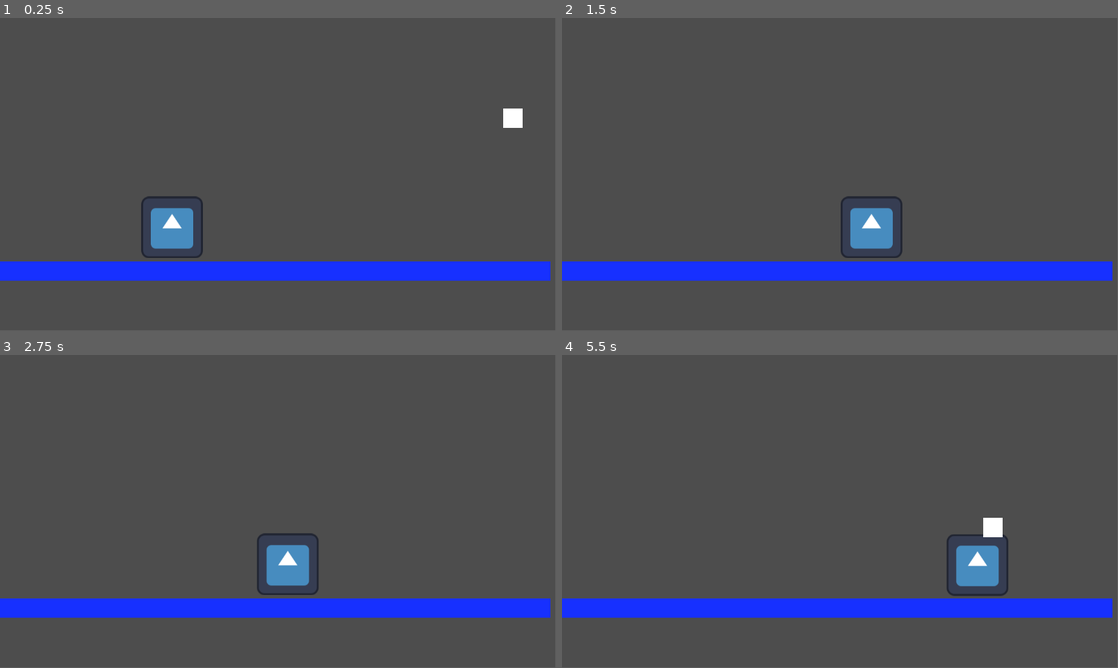
Above: before the commit, frames 1-4 (two rows, left to right).
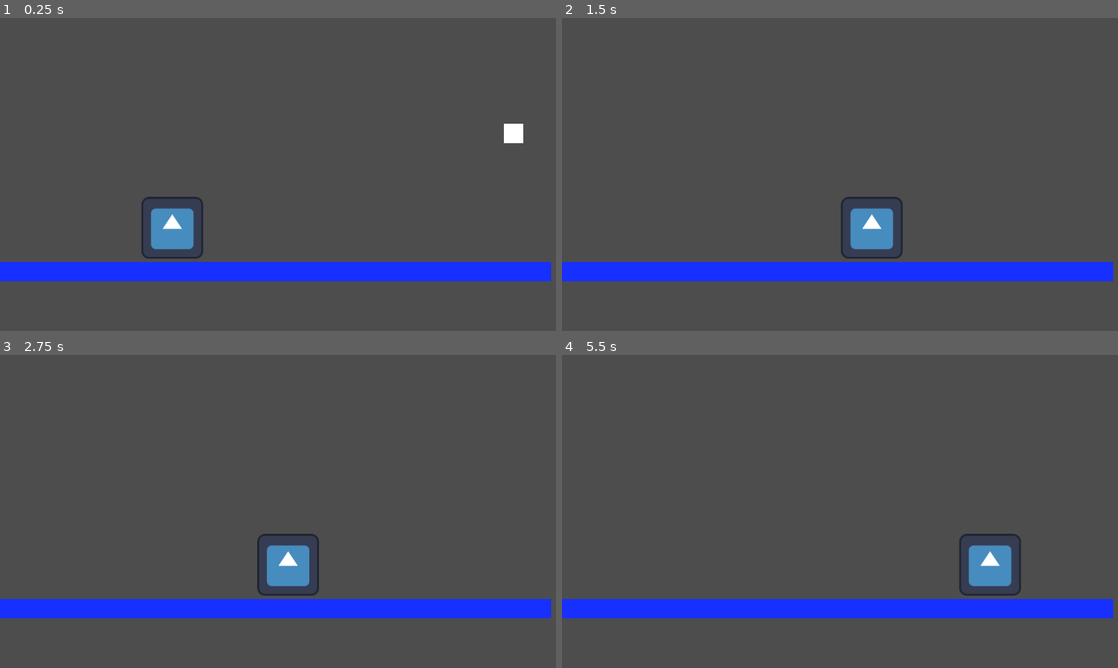
Above: after the commit, the same moments.

Repository: rcooper47/clockwork-kitchen
Game: Godot game, scene res://sample.tscn
Two runs of this game, one before a commit and one after it. Both use one fixed random seed, a clock stepped at 60 frames per second and the inputs below. The engine's default icon, where the game draws it, is replaced by a stand-in: a white triangle on a blue panel in a dark square.
Inputs:
- Up to frame 1 (0.25 s): no input
- Up to frame 2 (1.5 s): tap Enter (ui_accept) at 0.5, 0.77 s; hold Right (ui_right) from 0.53 s (still down)
- Up to frame 3 (2.75 s): tap Enter (ui_accept) at 1.52 s; release Right (ui_right) at 2.03 s; hold Left (ui_left) from 2.03 s (still down)
- Up to frame 4 (5.5 s): release Left (ui_left) at 2.78 s; hold Right (ui_right) 2.78-4.28 s; tap Enter (ui_accept) at 3.02, 3.77, 4.52 s; hold Left (ui_left) 4.28-5.03 s; hold Right (ui_right) from 5.03 s (still down)
In our replay, the window is 799x449 before the commit and 800x450 after it. These sizes can differ from the game's own. Grey fills any space a smaller window leaves; there, only what the larger window draws over its background counts as a difference.

The runs differ from the first frame. In frame 1, 1.2% of the frame differs, in the area x 0-100%, y 28-85%; in frame 2, 0.8%; in frame 3, 0.8%; in frame 4, 1.9%, in the area x 0-100%, y 52-85%.

Commit message:
Fixed food colliders

Diff:
--- a/Spawner.gd
+++ b/Spawner.gd
@@ -22,7 +22,9 @@
 
 func _on_table_body_entered(body):
 	body.queue_free()
+	print("table")
 
 
 func _on_plate_body_body_entered(body):
 	body.queue_free()
+	print("plate")
--- a/food.gd
+++ b/food.gd
@@ -20,3 +20,4 @@
 
 func _on_plate_body_body_entered(body):
 	body.queue_free()
+	print("food")
--- a/forward_plate.gd
+++ b/forward_plate.gd
@@ -26,7 +26,7 @@
 		velocity.x = move_toward(velocity.x, 0, SPEED)
 
 	move_and_slide()
-	for index in get_slide_collision_count():
-		var collision := get_slide_collision(index)
-		var body := collision.get_collider()
-		print("Collided with: ", body.name)
+	#for index in get_slide_collision_count():
+		#var collision := get_slide_collision(index)
+		#var body := collision.get_collider()
+		#print("Collided with: ", body.name)
--- a/project.godot
+++ b/project.godot
@@ -17,4 +17,5 @@
 
 [display]
 
-window/size/initial_position_type=0
+window/stretch/mode="viewport"
+window/stretch/aspect="expand"
--- a/sample.tscn
+++ b/sample.tscn
@@ -34,7 +34,7 @@
 collision_mask = 4
 
 [node name="CollisionShape2D" type="CollisionShape2D" parent="plate/plateBody"]
-position = Vector2(354, 356)
+position = Vector2(356, 360)
 shape = SubResource("CircleShape2D_ljwgx")
 
 [node name="Sprite2D" type="Sprite2D" parent="plate"]
@@ -77,6 +77,7 @@
 color = Color(0.764706, 0.65098, 0.317647, 1)
 
 [node name="SpawnManager" type="Node2D" parent="."]
+position = Vector2(0, 31)
 script = ExtResource("6_6syyh")
 
 [node name="Spawner" parent="SpawnManager" instance=ExtResource("7_ahn1g")]
@@ -96,3 +97,6 @@
 
 [node name="Spawner6" parent="SpawnManager" instance=ExtResource("7_ahn1g")]
 position = Vector2(1020, 0)
+
+[connection signal="body_entered" from="plate/plateBody" to="SpawnManager/Spawner" method="_on_plate_body_body_entered"]
+[connection signal="body_entered" from="table" to="SpawnManager/Spawner" method="_on_table_body_entered"]
